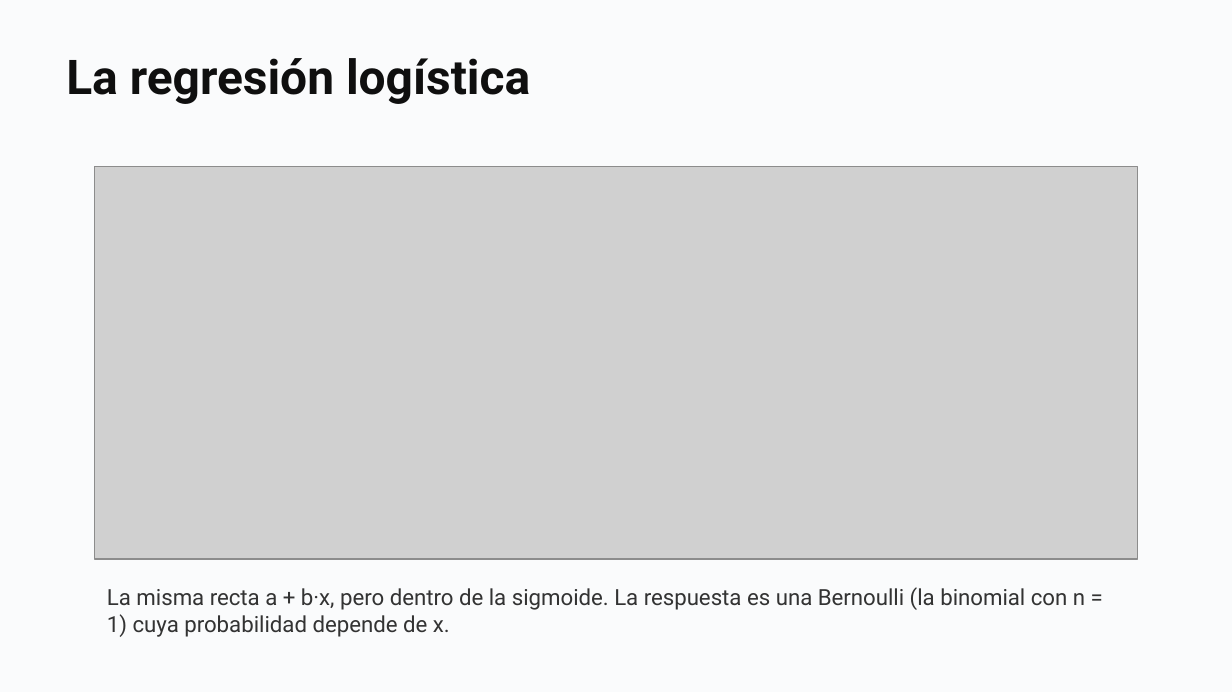
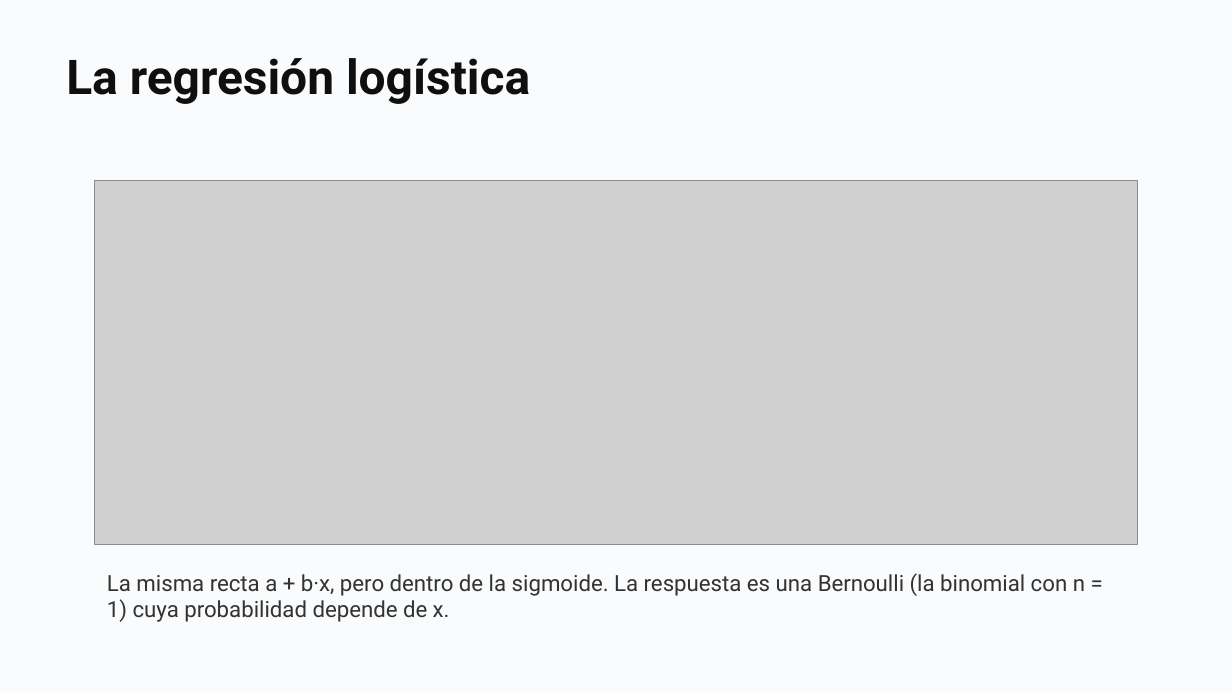
Before and after one commit to daniopitz/diplomado-cdd, a slide deck: slide 48 of presentaciones/clase05_probabilidad_inferencia.pptx (slide 47 before the commit). Drawn at 1232x692 pixels with LibreOffice and Linux fonts; fonts in the diff are those of the drawing; grey boxes stand for pictures. Boxes give left, top, right and bottom in pixels: in the first picture for what was removed or moved away, otherwise in the second. Text is boxed around its words. In the diff, an @@ line names an element or a change of style, - is before the commit and + after.

```diff
--- a/presentaciones/clase05_probabilidad_inferencia.pptx
+++ b/presentaciones/clase05_probabilidad_inferencia.pptx
@@ picture: place and size @@
-picture at bbox=[94, 166, 1137, 559]
+picture at bbox=[94, 181, 1137, 545]
@@ text "La misma recta a + ...": place and size @@
-text "La misma recta a + ..." at bbox=[107, 587, 1085, 637]
+text "La misma recta a + ..." at bbox=[107, 573, 1085, 622]
```
Also in this commit, not shown: 12 other slides changed, 1 slide added, 3 other files.
